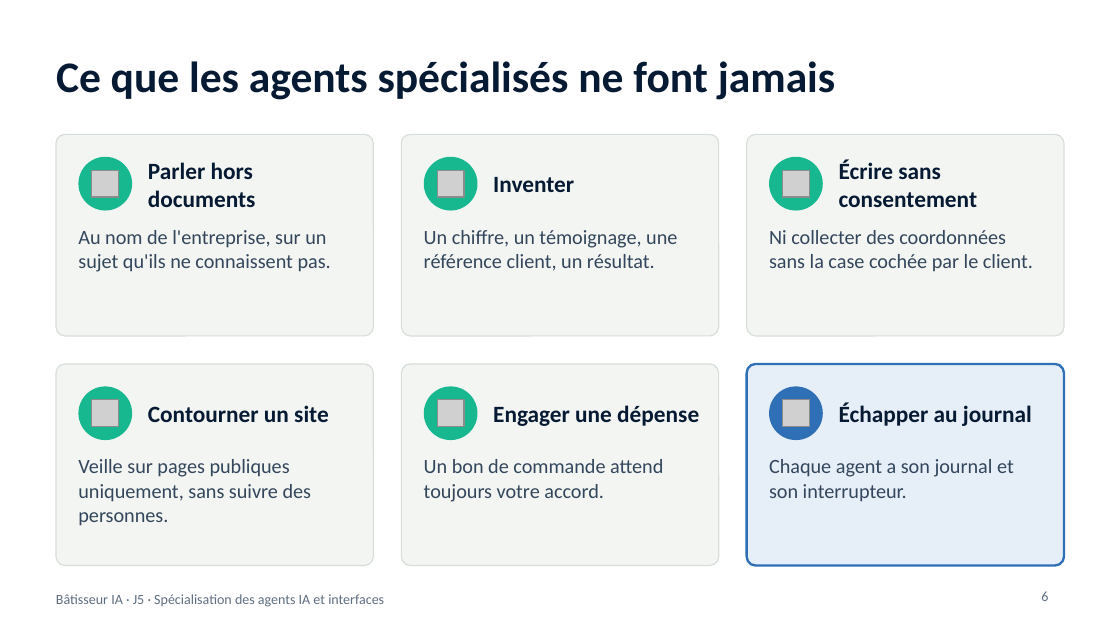
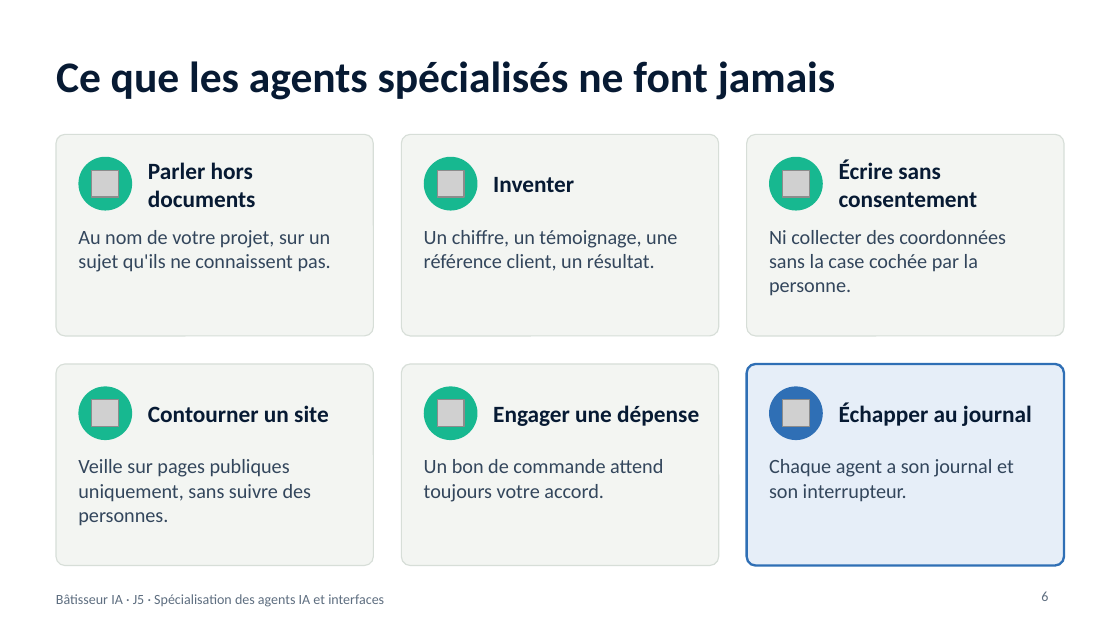
Before and after one commit to benyG/cisspbootcamp, a slide deck: slide 6 of content/library/files/Batisseur-IA-J5.pptx. Drawn at 1120x630 pixels with LibreOffice and Linux fonts; fonts in the diff are those of the drawing; grey boxes stand for pictures. Boxes give left, top, right and bottom in pixels: in the first picture for what was removed or moved away, otherwise in the second. Text is boxed around its words. In the diff, an @@ line names an element or a change of style, - is before the commit and + after.

```diff
--- a/content/library/files/Batisseur-IA-J5.pptx
+++ b/content/library/files/Batisseur-IA-J5.pptx
@@ text at [78, 230, 331, 272]: text changed @@
-Au nom de l'entreprise, sur un sujet qu'ils ne connaissent pas.
+Au nom de votre projet, sur un sujet qu'ils ne connaissent pas.
@@ text at [769, 230, 1006, 296]: text changed @@
-Ni collecter des coordonnées sans la case cochée par le client.
+Ni collecter des coordonnées sans la case cochée par la personne.
```
Also in this commit, not shown: 11 other slides changed, 1 slide added, 6 other files.
